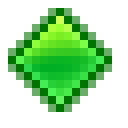
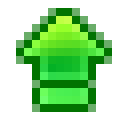
Before/after of a 128 x 128 layered artwork. What changed in the layer stack:
hid "Rhomb 0" over [16, 16, 104, 104]
added layer "Upload 1" above "Upload 0" over [24, 16, 104, 104]
